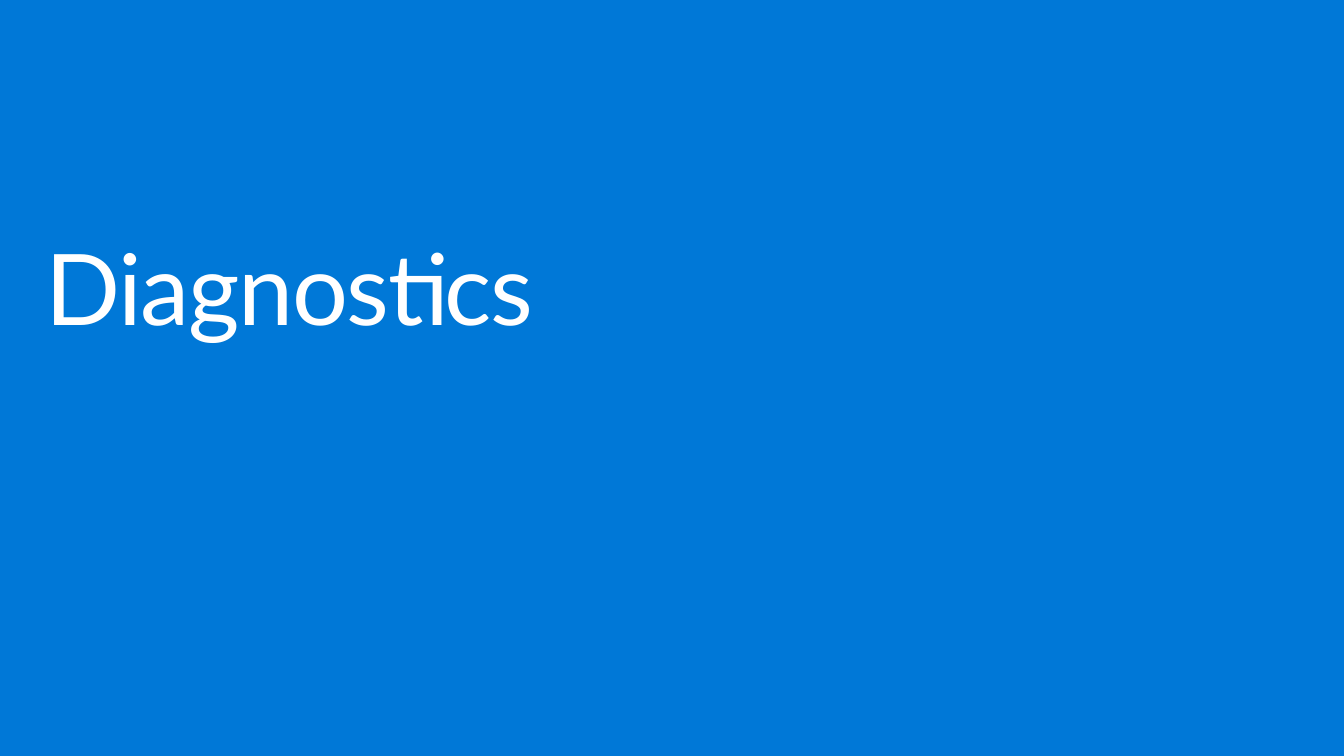
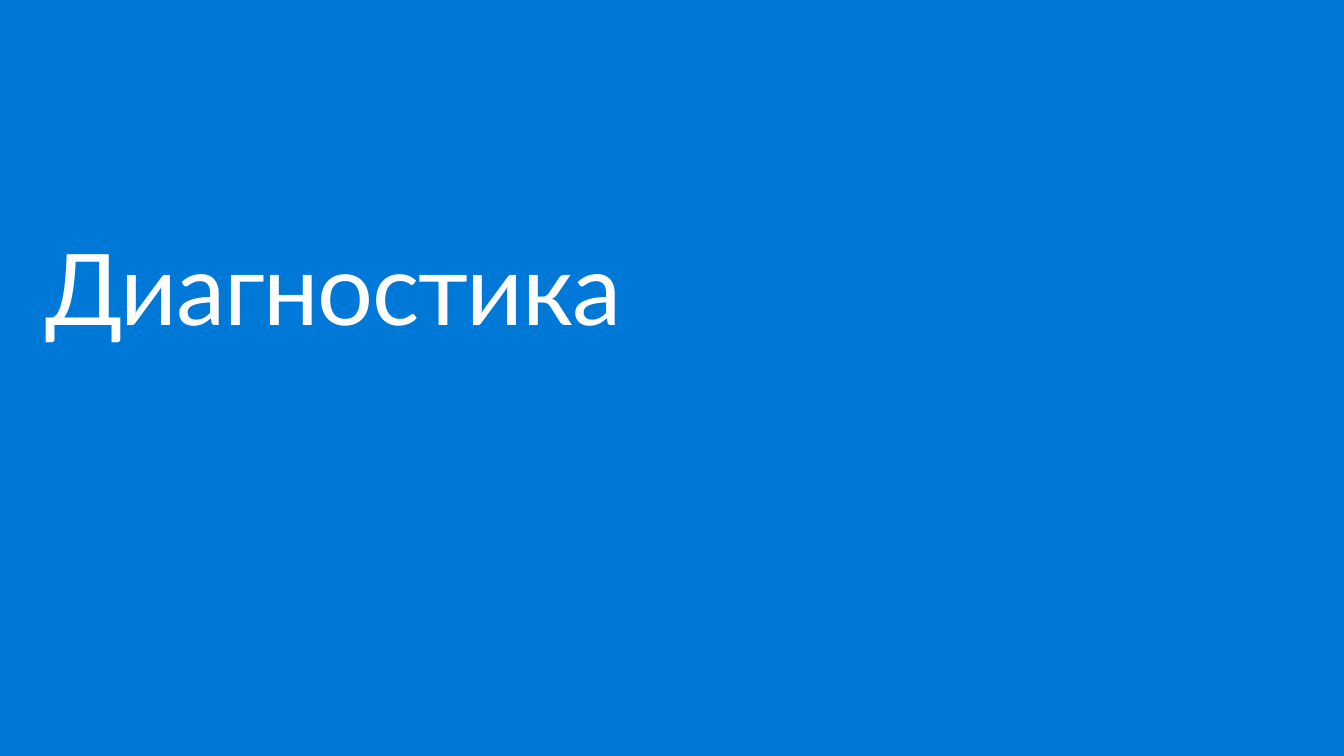
Before and after one commit to jongalloway/DevCon2016, a slide deck: slide 24 of Slides/ASPNET Core Internals.ru.pptx. Drawn at 1344x756 pixels with LibreOffice and Linux fonts; fonts in the diff are those of the drawing; background and template pictures are left out. Boxes give left, top, right and bottom in pixels: in the first picture for what was removed or moved away, otherwise in the second. Text is boxed around its words. In the diff, an @@ line names an element or a change of style, - is before the commit and + after.

```diff
--- a/Slides/ASPNET Core Internals.ru.pptx
+++ b/Slides/ASPNET Core Internals.ru.pptx
@@ title at (45,254,621,343): text changed @@
-Diagnostics
+Диагностика
```
Also in this commit, not shown: 16 other slides changed.
